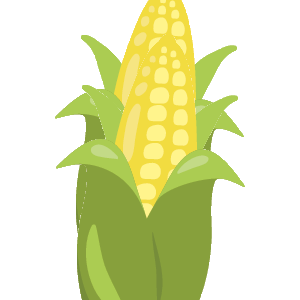
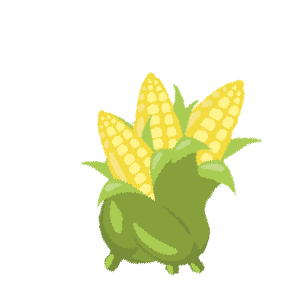
Before/after of a w=300, h=300 layered artwork. What changed in the layer stack:
added layer "Group 1 copy" above "Group 1" over (80, 71, 263, 276)
added group "Group 1" with 3 layers above "Layer 2" over (80, 71, 263, 276)
moved "Layer 1" into group "Group 1", painted on it over (55, 0, 244, 300)
moved "Layer 1 copy" into group "Group 1", painted on it over (55, 0, 244, 300)
moved "Layer 1 copy 2" into group "Group 1", painted on it over (56, 34, 263, 300)
